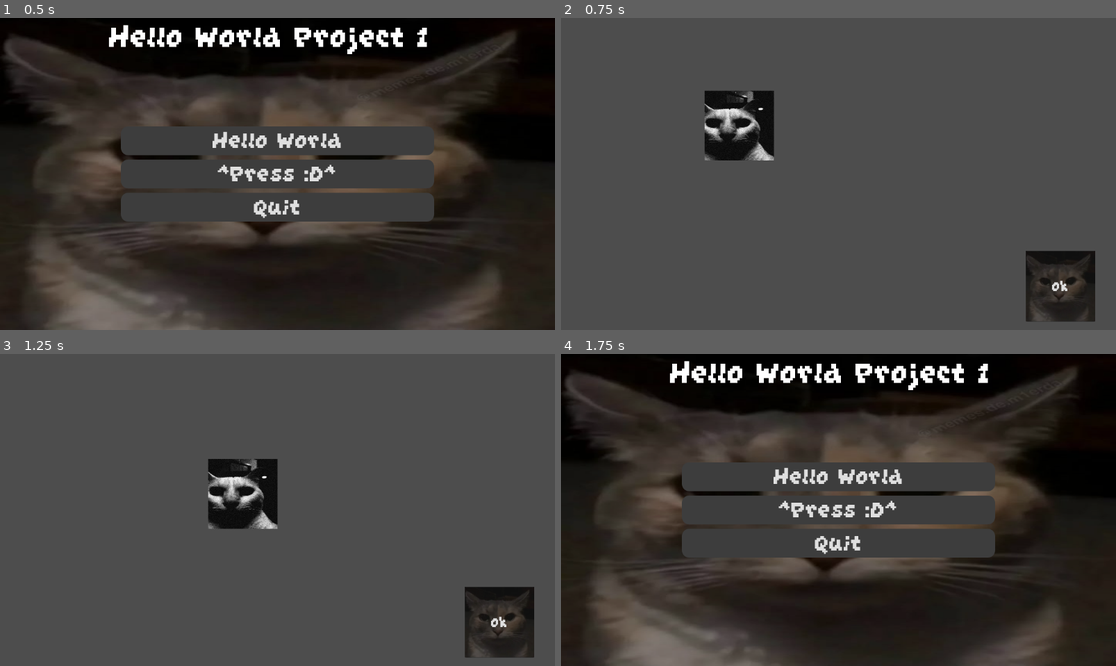
Above: before the commit, frames 1-4 (two rows, left to right).
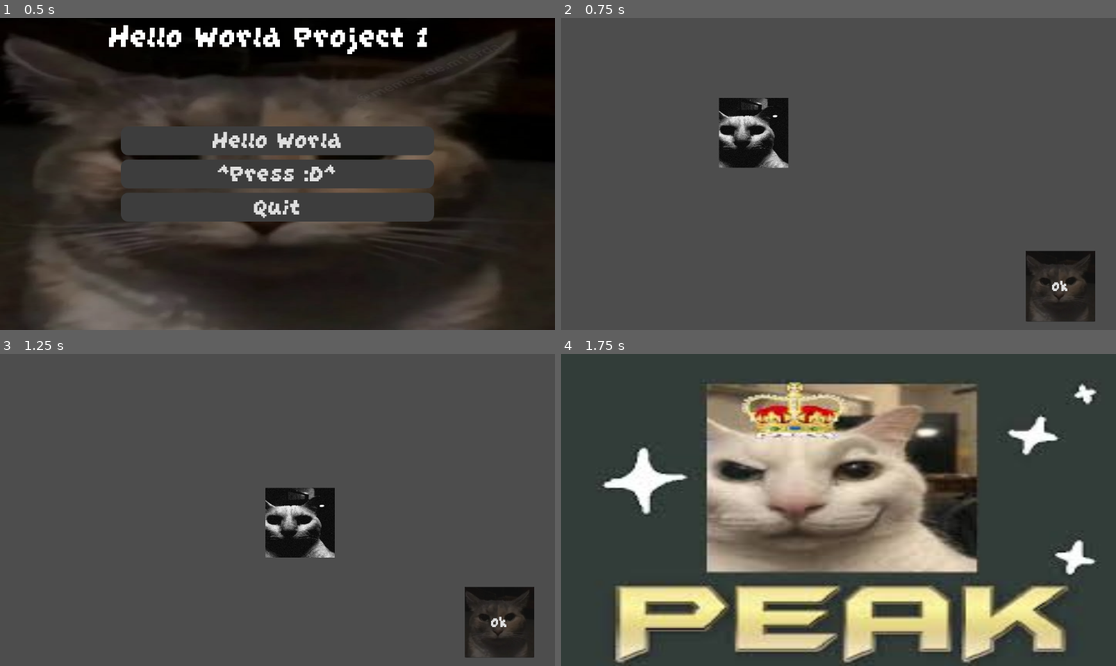
Above: after the commit, the same moments.

Repository: Bquinon/Hello_World1
Game: Godot game, scene res://main_menu.tscn
Same seed, same stepped clock (60 frames per second), same inputs: the game is played once before the commit and once after it. The project has no main scene, so this scene is started directly.
Inputs:
- Up to frame 1 (0.5 s): no input
- Up to frame 2 (0.75 s): click "Hello World" at 0.5 s
- Up to frame 3 (1.25 s): no input
- Up to frame 4 (1.75 s): click "ok" at 1.25 s

Frame 1 is identical in both runs. In frame 2, 2.6% of the frame differs, in the area x 25-41%, y 23-49%; in frame 3, 4.6%; in frame 4, 82%, in the area x 0-100%, y 0-100%.

Commit message:
Connected Scenes

Diff:
--- a/DeathScene.tscn
+++ b/DeathScene.tscn
@@ -1,9 +1,20 @@
-[gd_scene load_steps=3 format=3 uid="uid://cl0ljig4mva4"]
+[gd_scene load_steps=9 format=3 uid="uid://cl0ljig4mva4"]
 
 [ext_resource type="Texture2D" uid="uid://dd6ffydbkryd" path="res://JPG_CATS/cat_scary.jpg" id="1_x3knq"]
+[ext_resource type="Script" uid="uid://b8eq34cs26ec7" path="res://button.gd" id="2_6brm5"]
 
 [sub_resource type="StyleBoxTexture" id="StyleBoxTexture_6brm5"]
 texture = ExtResource("1_x3knq")
+
+[sub_resource type="StyleBoxEmpty" id="StyleBoxEmpty_6brm5"]
+
+[sub_resource type="StyleBoxEmpty" id="StyleBoxEmpty_4ski7"]
+
+[sub_resource type="StyleBoxEmpty" id="StyleBoxEmpty_5rtml"]
+
+[sub_resource type="StyleBoxEmpty" id="StyleBoxEmpty_sqqkh"]
+
+[sub_resource type="StyleBoxEmpty" id="StyleBoxEmpty_k1tpc"]
 
 [node name="Control" type="Control"]
 layout_mode = 3
@@ -21,3 +32,19 @@
 grow_horizontal = 2
 grow_vertical = 2
 theme_override_styles/panel = SubResource("StyleBoxTexture_6brm5")
+
+[node name="Button" type="Button" parent="."]
+layout_mode = 1
+anchors_preset = 15
+anchor_right = 1.0
+anchor_bottom = 1.0
+grow_horizontal = 2
+grow_vertical = 2
+theme_override_styles/focus = SubResource("StyleBoxEmpty_6brm5")
+theme_override_styles/hover_pressed = SubResource("StyleBoxEmpty_4ski7")
+theme_override_styles/hover = SubResource("StyleBoxEmpty_5rtml")
+theme_override_styles/pressed = SubResource("StyleBoxEmpty_sqqkh")
+theme_override_styles/normal = SubResource("StyleBoxEmpty_k1tpc")
+script = ExtResource("2_6brm5")
+
+[connection signal="pressed" from="Button" to="Button" method="_on_pressed"]
--- /dev/null
+++ b/GoodJobCat.tscn
@@ -0,0 +1,41 @@
+[gd_scene load_steps=6 format=3 uid="uid://cr5icvo8paoev"]
+
+[ext_resource type="Texture2D" uid="uid://bcpa2w6er7y4i" path="res://JPG_CATS/GoodJobCat.jpg" id="1_te45m"]
+[ext_resource type="Script" uid="uid://b8eq34cs26ec7" path="res://button.gd" id="2_74trw"]
+
+[sub_resource type="StyleBoxTexture" id="StyleBoxTexture_74trw"]
+texture = ExtResource("1_te45m")
+
+[sub_resource type="StyleBoxEmpty" id="StyleBoxEmpty_74trw"]
+
+[sub_resource type="StyleBoxEmpty" id="StyleBoxEmpty_jve3f"]
+
+[node name="Control" type="Control"]
+layout_mode = 3
+anchors_preset = 15
+anchor_right = 1.0
+anchor_bottom = 1.0
+grow_horizontal = 2
+grow_vertical = 2
+
+[node name="PanelContainer" type="PanelContainer" parent="."]
+layout_mode = 1
+anchors_preset = 15
+anchor_right = 1.0
+anchor_bottom = 1.0
+grow_horizontal = 2
+grow_vertical = 2
+theme_override_styles/panel = SubResource("StyleBoxTexture_74trw")
+
+[node name="Button" type="Button" parent="."]
+layout_mode = 1
+anchors_preset = 15
+anchor_right = 1.0
+anchor_bottom = 1.0
+grow_horizontal = 2
+grow_vertical = 2
+theme_override_styles/hover = SubResource("StyleBoxEmpty_74trw")
+theme_override_styles/normal = SubResource("StyleBoxEmpty_jve3f")
+script = ExtResource("2_74trw")
+
+[connection signal="pressed" from="Button" to="Button" method="_on_pressed"]
--- /dev/null
+++ b/button.gd
@@ -0,0 +1,5 @@
+extends Button
+
+
+func _on_pressed() -> void:
+	get_tree().change_scene_to_file("res://main_menu.tscn")
--- a/evil_cat.gd
+++ b/evil_cat.gd
@@ -1,6 +1,6 @@
 extends CharacterBody2D
 @onready var goodCat = $"../goodCat"
-var speed = 300
+var speed = 500
 func _physics_process(delta: float) -> void:
 	var direction = (goodCat.position-position).normalized()
 	velocity = direction * speed
--- a/good_cat.gd
+++ b/good_cat.gd
@@ -6,4 +6,4 @@
 
 
 func _on_ok_button_pressed() -> void:
-	get_tree().change_scene_to_file("res://main_menu.tscn")
+	get_tree().change_scene_to_file("res://GoodJobCat.tscn")
Binary file added: JPG_CATS/GoodJobCat.jpg
Not shown, added: JPG_CATS/GoodJobCat.jpg.import
Not shown, added: button.gd.uid
